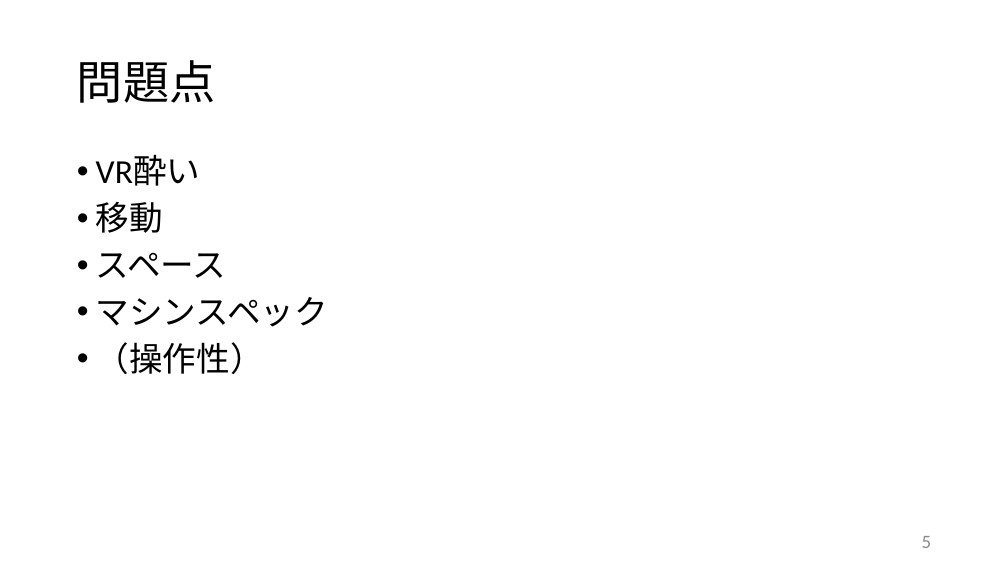
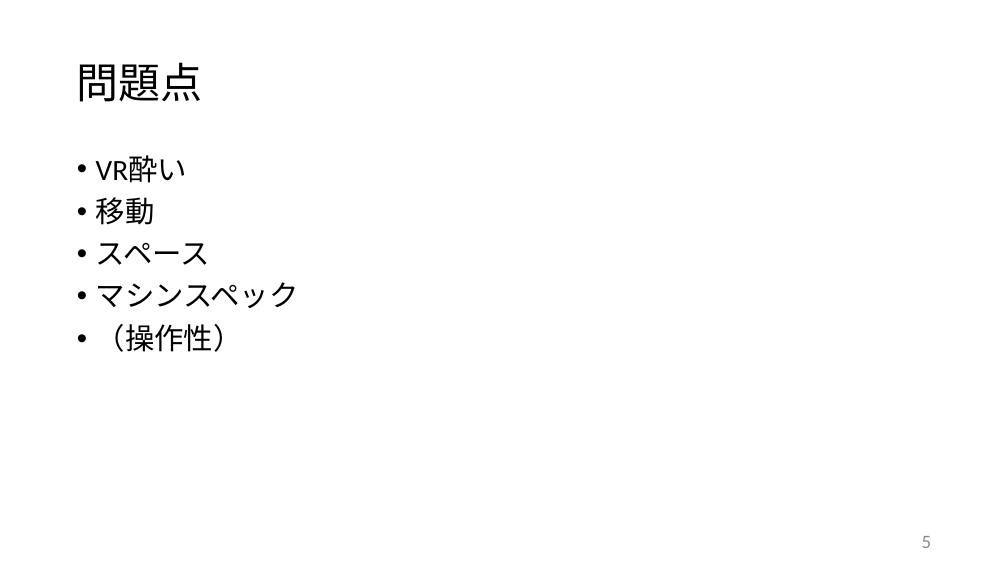
Before and after one commit to yamako0/dissertation, a slide deck: slide 5 of スライド/20170720_中間発表.pptx. Drawn at 1008x567 pixels with LibreOffice and Linux fonts; fonts in the diff are those of the drawing. Boxes give left, top, right and bottom in pixels: in the first picture for what was removed or moved away, otherwise in the second. Text is boxed around its words. In the diff, an @@ line names an element or a change of style, - is before the commit and + after.

```diff
--- a/スライド/20170720_中間発表.pptx
+++ b/スライド/20170720_中間発表.pptx
@@ title "問題点" at (x1=77, y1=62, x2=203, y2=102): size 44 to 40 pt @@
@@ text "VR酔い" at (x1=96, y1=155, x2=299, y2=352): size 32 to 28 pt @@
```
Also in this commit, not shown: 4 other slides changed, 2 slides added, 1 slide removed.
